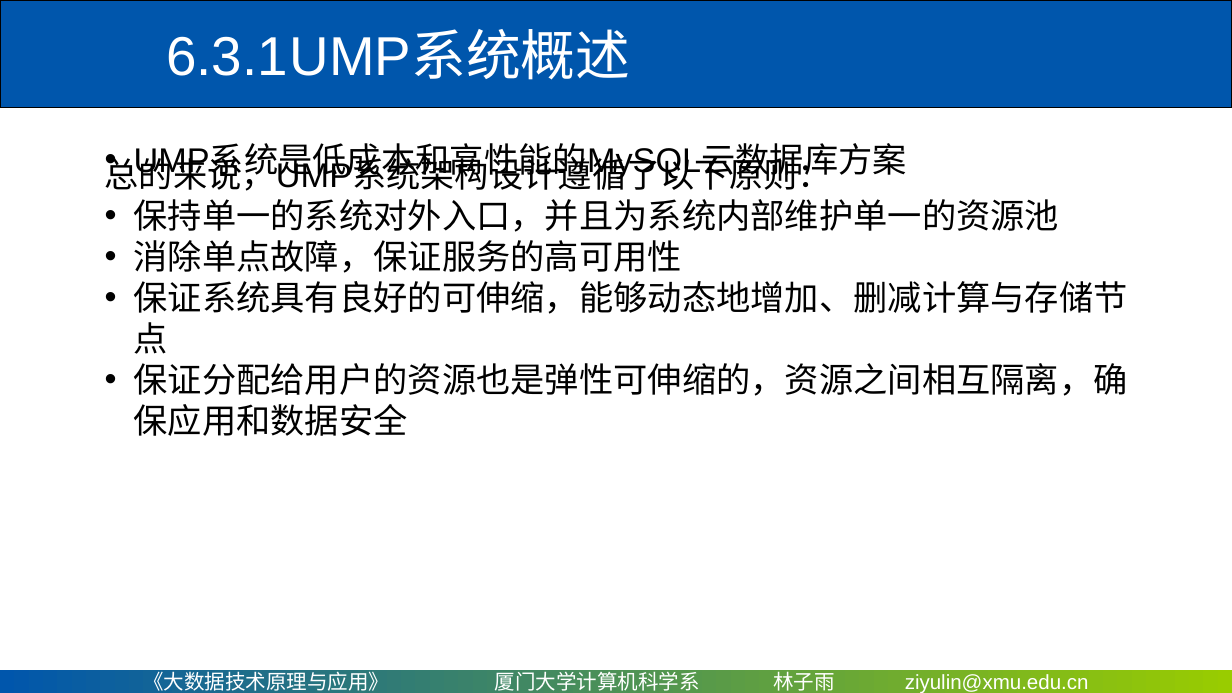
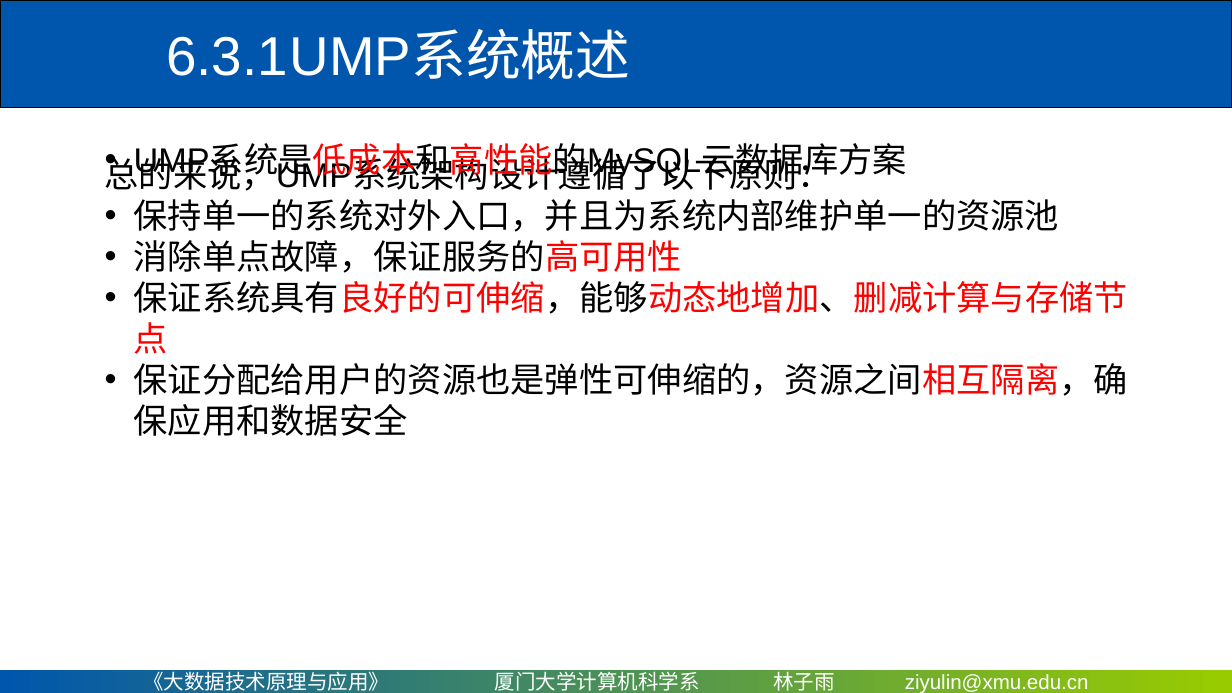
Before and after one commit to ly2010dd/courses_repo, a slide deck: slide 15 of PPT/Chapter6-厦门大学-林子雨-大数据技术原理与应用-第六章-云数据库（网易云课堂）.ppt. Drawn at 1232x693 pixels with LibreOffice and Linux fonts; fonts in the diff are those of the drawing; background and template pictures are left out. Boxes give left, top, right and bottom in pixels: in the first picture for what was removed or moved away, otherwise in the second. Text is boxed around its words. In the diff, an @@ line names an element or a change of style, - is before the commit and + after.

```diff
--- a/PPT/Chapter6-厦门大学-林子雨-大数据技术原理与应用-第六章-云数据库（网易云课堂）.ppt
+++ b/PPT/Chapter6-厦门大学-林子雨-大数据技术原理与应用-第六章-云数据库（网易云课堂）.ppt
@@ text "UMP系统是低成本和高性能的MySQL云数据库方案" at box(134, 144, 907, 178): text colour #000000 to #FF0000 in "UMP系统是低成本和高性能的MySQL云数据库方案" @@
@@ text at box(134, 240, 1128, 436): text colour #000000 to #FF0000 in "消除单点故障，保证服务的高可用性", "保证系统具有良好的可伸缩，能够动态地增加、删减计算与存储节点", "保证分配给用户的资源也是弹性可伸缩的，资源之间相互隔离，确保应用和数据安全" @@
```
Also in this commit, not shown: 6 other slides changed, 2 other files.
